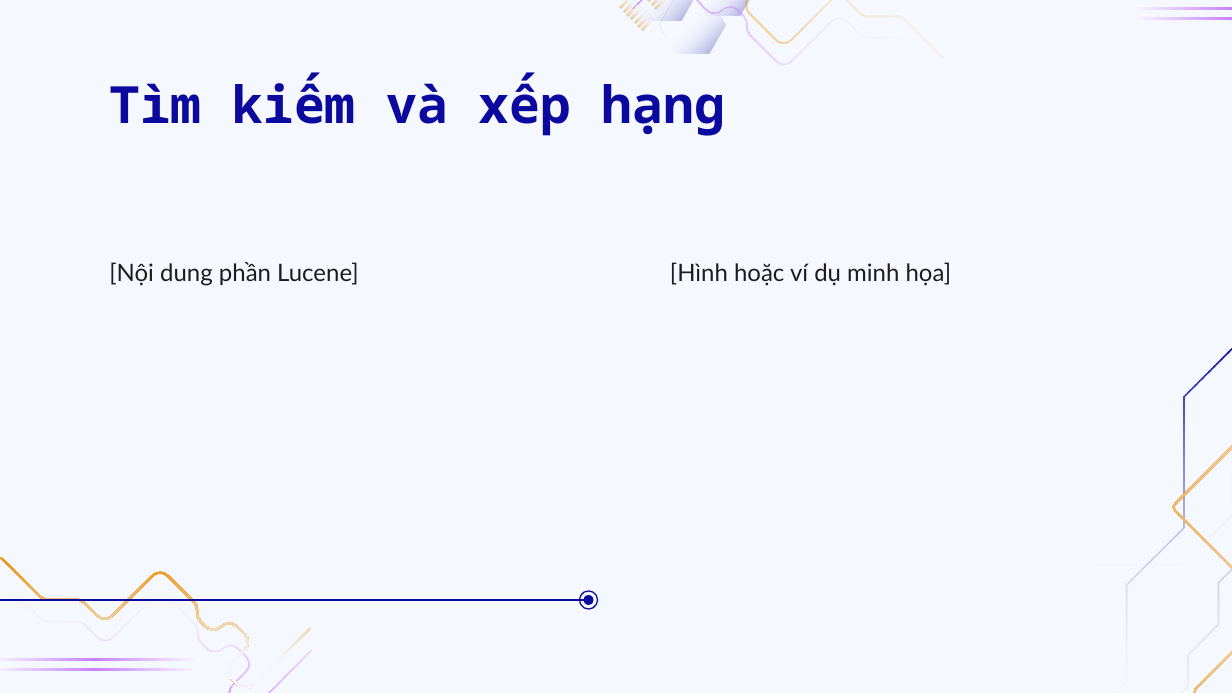
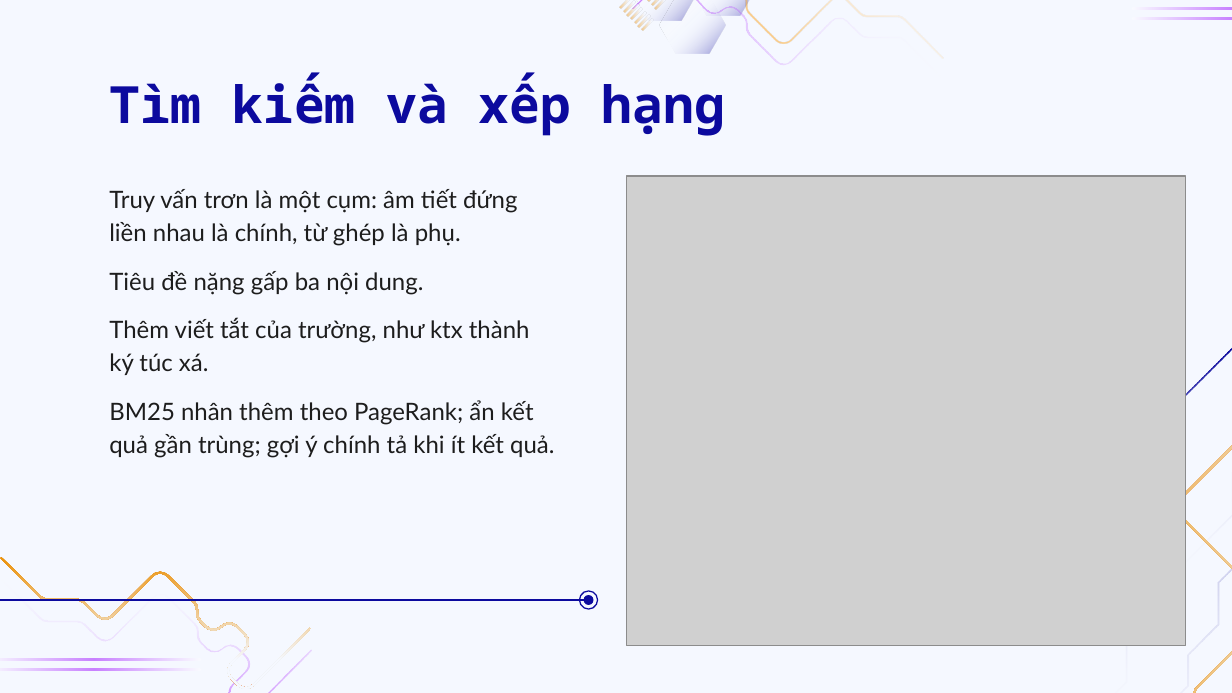
Before and after one commit to doanan293/WebCorpusPipeline, a slide deck: slide 19 of docs/presentation/BAT-thu-thap-boc-tach-tim-kiem.pptx (slide 18 before the commit). Drawn at 1232x693 pixels with LibreOffice and Linux fonts; fonts in the diff are those of the drawing; grey boxes stand for pictures; background and template pictures are left out. Boxes give left, top, right and bottom in pixels: in the first picture for what was removed or moved away, otherwise in the second. Text is boxed around its words. In the diff, an @@ line names an element or a change of style, - is before the commit and + after.

Commit message:
docs: the Lucene search part in the report and slides
Chapter 3 and section 4.3 of the report describe the search system, with
new drawio diagrams for its architecture, preprocessing, indexing,
searching and a result example. The slides gain the search architecture
and results, and the technology diagram gains a search row.

```diff
--- a/docs/presentation/BAT-thu-thap-boc-tach-tim-kiem.pptx
+++ b/docs/presentation/BAT-thu-thap-boc-tach-tim-kiem.pptx
@@ picture added at box(627, 176, 1186, 646) @@
@@ subtitle at box(109, 189, 554, 458): text changed @@
-[Nội dung phần Lucene]
+Truy vấn trơn là một cụm: âm tiết đứng liền nhau là chính, từ ghép là phụ.
+Tiêu đề nặng gấp ba nội dung.
+Thêm viết tắt của trường, như ktx thành ký túc xá.
+BM25 nhân thêm theo PageRank; ẩn kết quả gần trùng; gợi ý chính tả khi ít kết quả.
@@ subtitle removed at box(670, 262, 952, 286) @@
-[Hình hoặc ví dụ minh họa]
```
Also in this commit, not shown: 6 other slides changed, 2 slides added, 1 slide removed, 18 other files.
